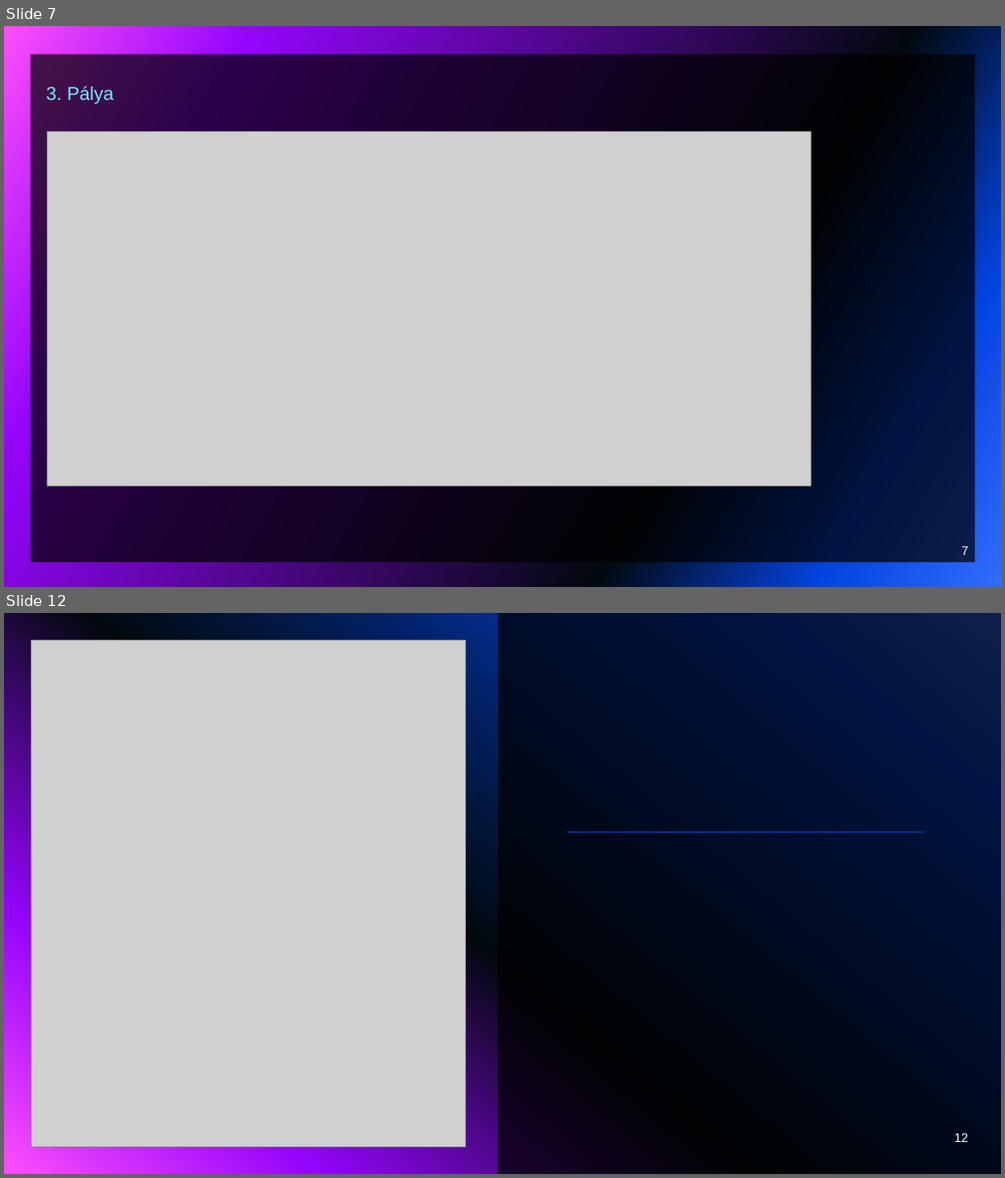
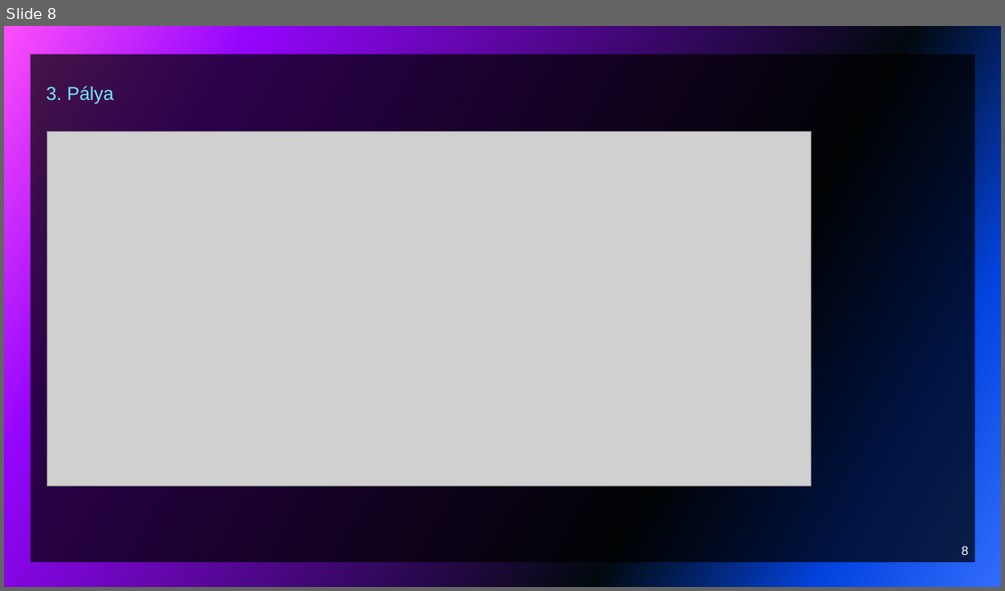
Before and after one commit to vargab3/Jumpermain, a slide deck: JUMPER.pptx. Shown one above the other, each under a label of ours: slides 7 and 12 before the commit, slide 8 after it; the slides between them are not shown. The pictures are 1005x1178 and 1005x591 pixels, drawn with LibreOffice and Linux fonts; fonts in the diff are those of the drawing; grey boxes stand for pictures. Boxes give left, top, right and bottom in pixels: in the first picture for what was removed or moved away, otherwise in the second. Text is boxed around its words. In the diff, an @@ line names an element or a change of style, - is before the commit and + after.

```diff
--- a/JUMPER.pptx
+++ b/JUMPER.pptx
@@ slide 12 removed at (4, 613, 1001, 1174), background gradient #316CFC to #0343DF to #02090E to #9405FC to #FC4EFB @@
@@ rectangle removed at (498, 613, 1001, 1174) @@
@@ picture removed at (32, 641, 465, 1146) @@
@@ line removed from (567, 832) to (923, 832) @@
@@ page number removed at (955, 1133, 969, 1142) @@
-12
@@ what was slide 7 is now slide 8 @@
@@ page number at (962, 546, 969, 555): text changed @@
-7
+8
```
Also in this commit, not shown: 1 slide changed, 4 slides added, 6 other slides removed.
